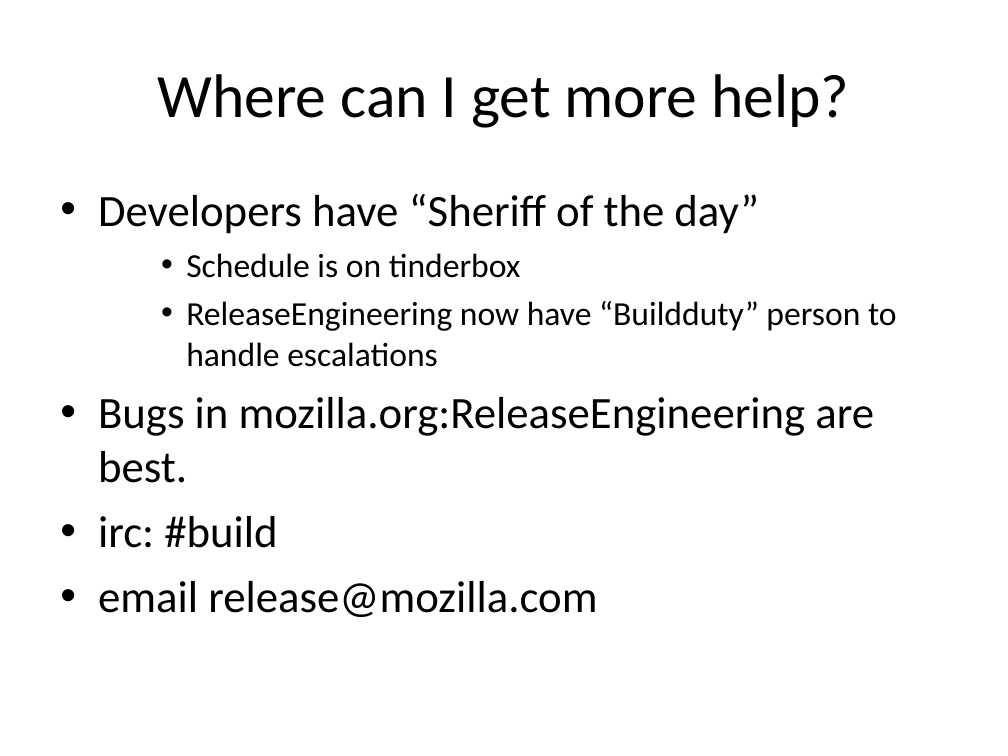
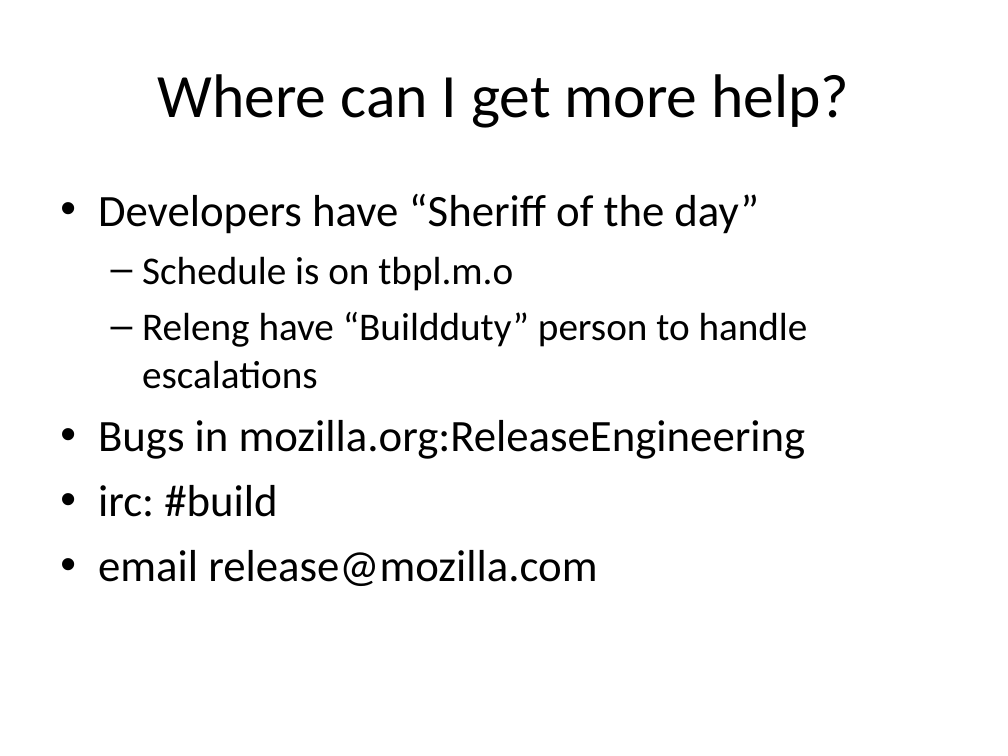
Before and after one commit to armenzg/playground, a slide deck: slide 21 of mozilla/slides/presentations/RelEng-newhire-brownbag-april2011.ppt. Drawn at 1008x756 pixels with LibreOffice and Linux fonts; fonts in the diff are those of the drawing. Boxes give left, top, right and bottom in pixels: in the first picture for what was removed or moved away, otherwise in the second. Text is boxed around its words. In the diff, an @@ line names an element or a change of style, - is before the commit and + after.

```diff
--- a/mozilla/slides/presentations/RelEng-newhire-brownbag-april2011.ppt
+++ b/mozilla/slides/presentations/RelEng-newhire-brownbag-april2011.ppt
@@ text at box(98, 256, 808, 459): text changed; size 24 to 28 pt @@
-    • Schedule is on tinderbox
-    • ReleaseEngineering now have “Buildduty” person to handle escalations
-• Bugs in mozilla.org:ReleaseEngineering are best.
+  – Schedule is on tbpl.m.o
+  – Releng have “Buildduty” person to handle escalations
+• Bugs in mozilla.org:ReleaseEngineering
```
Also in this commit, not shown: 8 other slides changed, 5 slides added, 5 slides removed.
